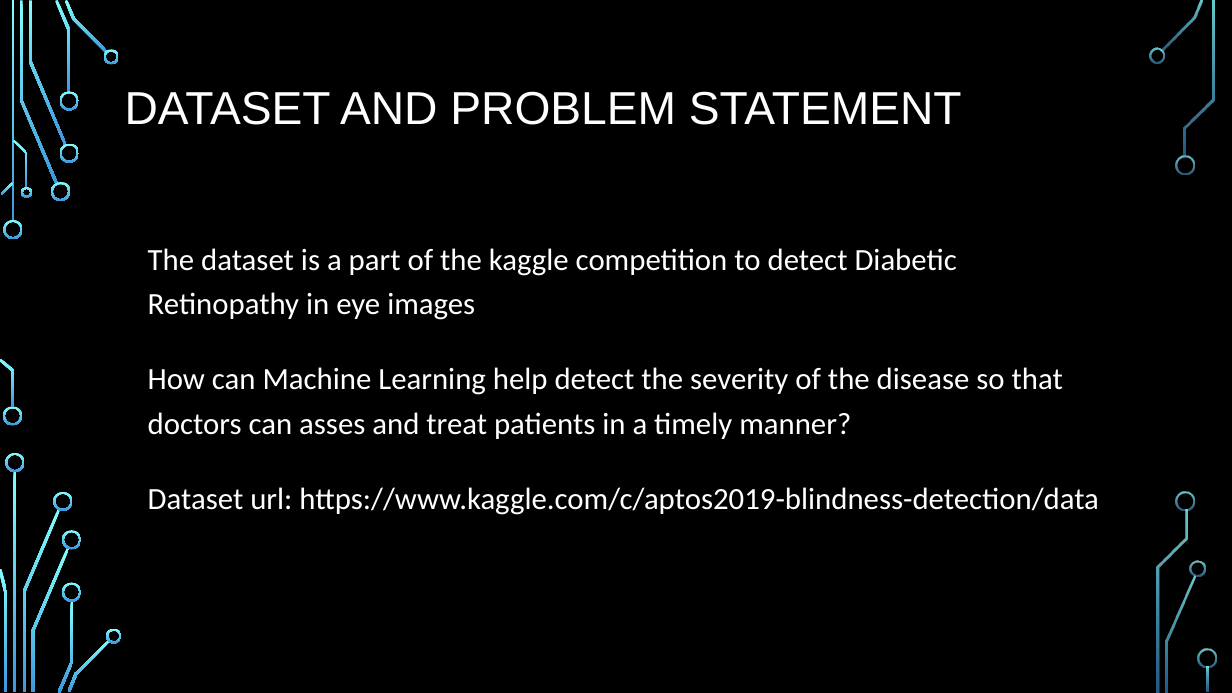
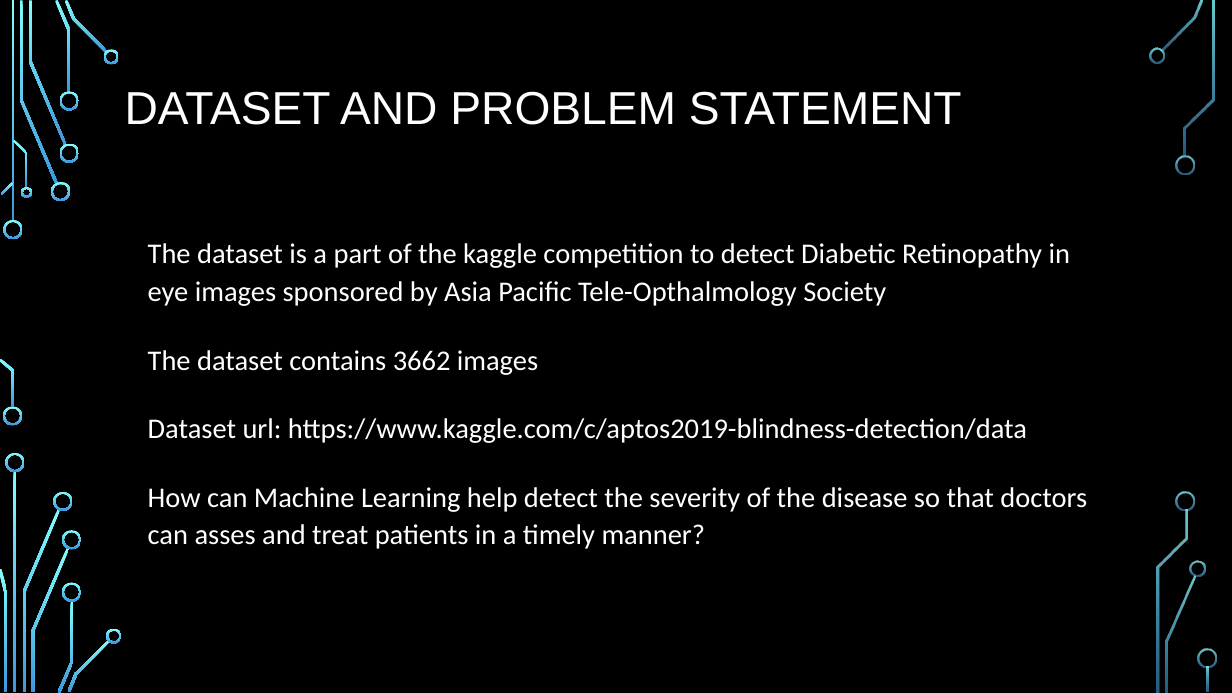
Before and after one commit to ktym1/3253_group, a slide deck: slide 3 of 3253 Project Presentation.pptx. Drawn at 1232x693 pixels with LibreOffice and Linux fonts; fonts in the diff are those of the drawing; background and template pictures are left out. Boxes give left, top, right and bottom in pixels: in the first picture for what was removed or moved away, otherwise in the second. Text is boxed around its words. In the diff, an @@ line names an element or a change of style, - is before the commit and + after.

```diff
--- a/3253 Project Presentation.pptx
+++ b/3253 Project Presentation.pptx
@@ text at (x1=148, y1=243, x2=1070, y2=443): text changed; size 24 to 22.2 pt @@
-• The dataset is a part of the kaggle competition to detect Diabetic Retinopathy in eye images
+• The dataset is a part of the kaggle competition to detect Diabetic Retinopathy in eye images sponsored by Asia Pacific Tele-Opthalmology Society
+• The dataset contains 3662 images
+• Dataset url: https://www.kaggle.com/c/aptos2019-blindness-detection/data
@@ text at (x1=148, y1=487, x2=1099, y2=515): paragraph removed @@
-• Dataset url: https://www.kaggle.com/c/aptos2019-blindness-detection/data
@@ text at (x1=148, y1=487, x2=1087, y2=549): size 24 to 22.2 pt in "How can Machine Learning help detect the ..."; line spacing 1.2 to 1.1 @@
```
Also in this commit, not shown: 4 other slides changed, 1 slide added.
